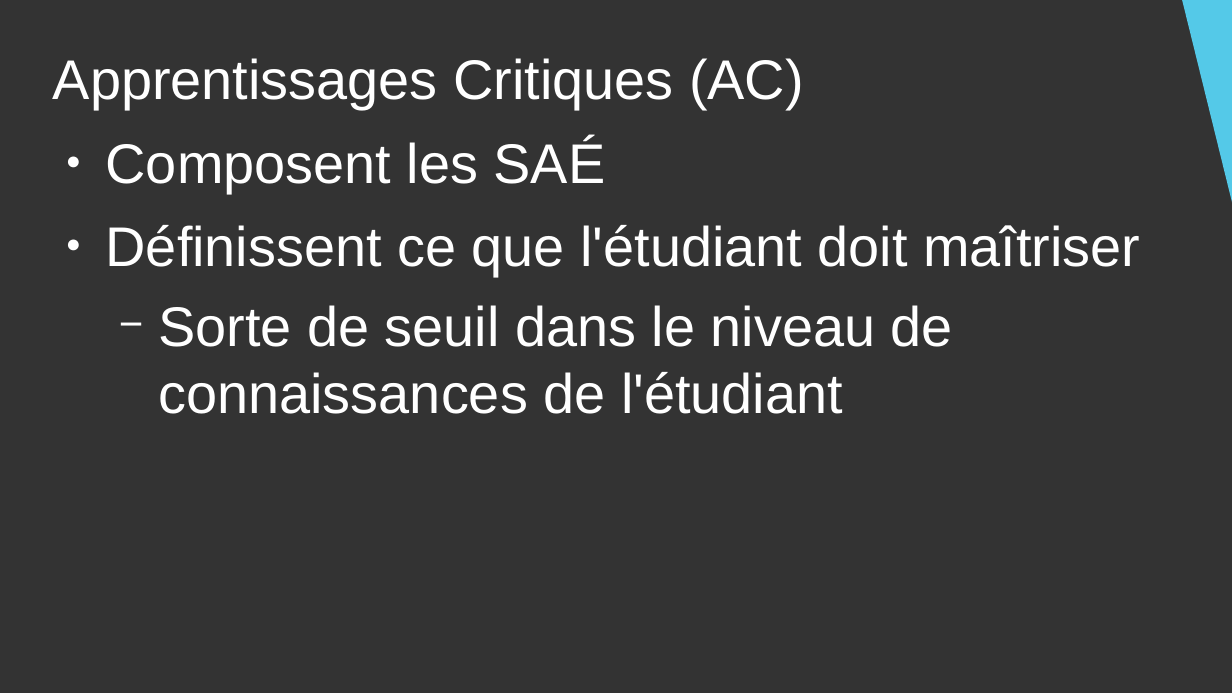
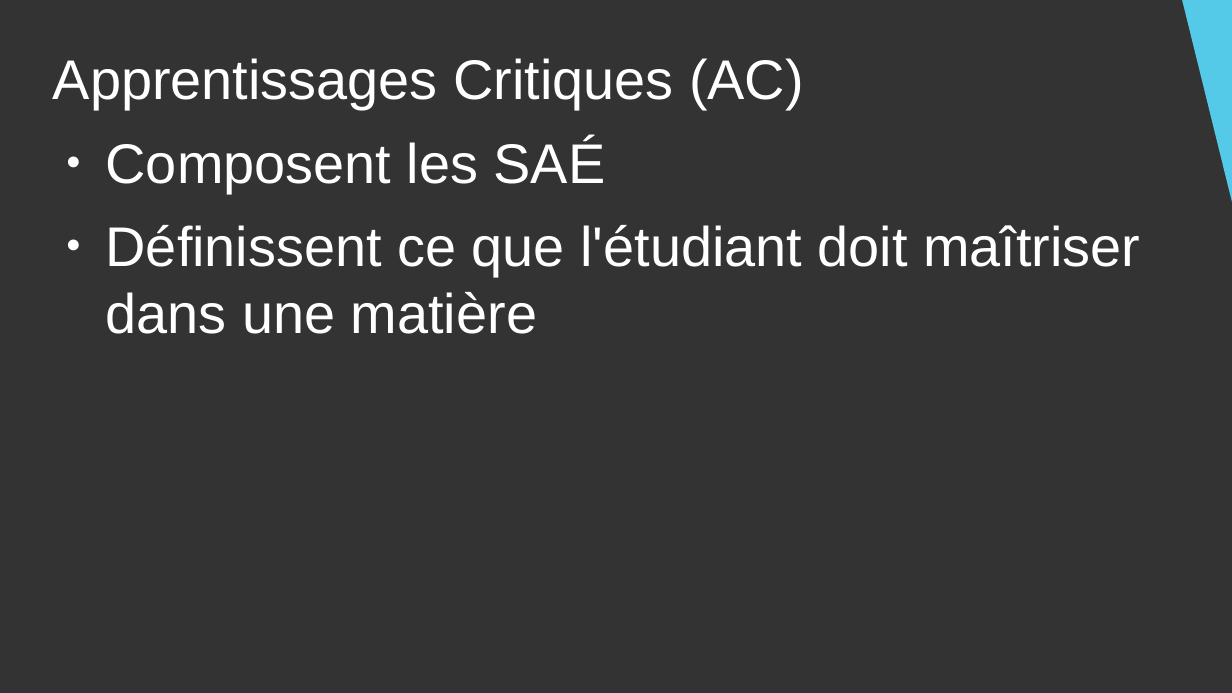
Before and after one commit to DanYellow/cours, a slide deck: slide 15 of presentation-formation-mmi/presentation.odp. Drawn at 1232x693 pixels with LibreOffice and Linux fonts; fonts in the diff are those of the drawing. Boxes give left, top, right and bottom in pixels: in the first picture for what was removed or moved away, otherwise in the second. Text is boxed around its words. In the diff, an @@ line names an element or a change of style, - is before the commit and + after.

Commit message:
Update presentation mmi

```diff
--- a/presentation-formation-mmi/presentation.odp
+++ b/presentation-formation-mmi/presentation.odp
@@ text at <box>106,225,1140,334</box>: text changed @@
-● Définissent ce que l'étudiant doit maîtriser
-  − Sorte de seuil dans le niveau de connaissances de l'étudiant
+● Définissent ce que l'étudiant doit maîtriser dans une matière
```
Also in this commit, not shown: 7 other slides changed, 2 slides added, 1 slide removed, 1 other file.
